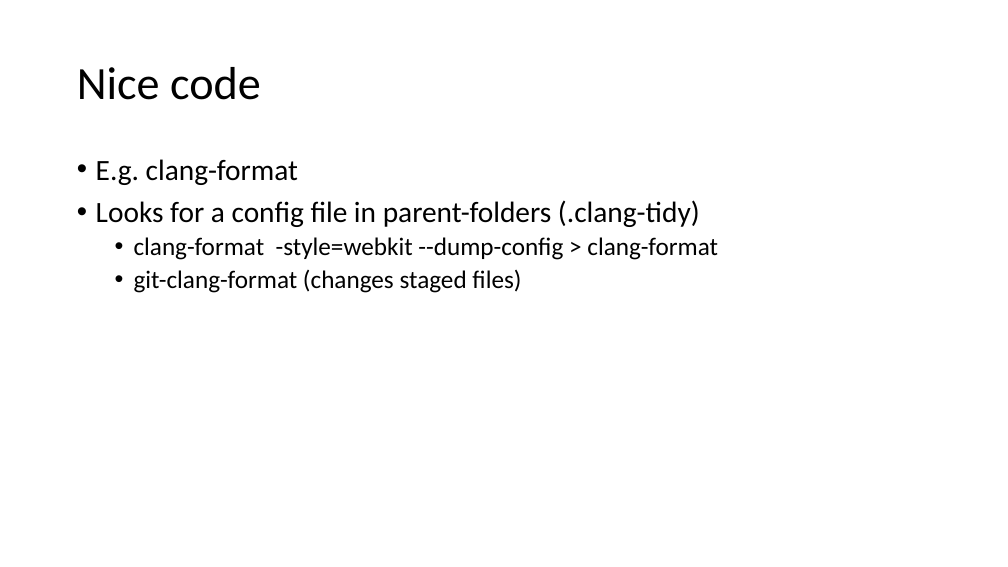
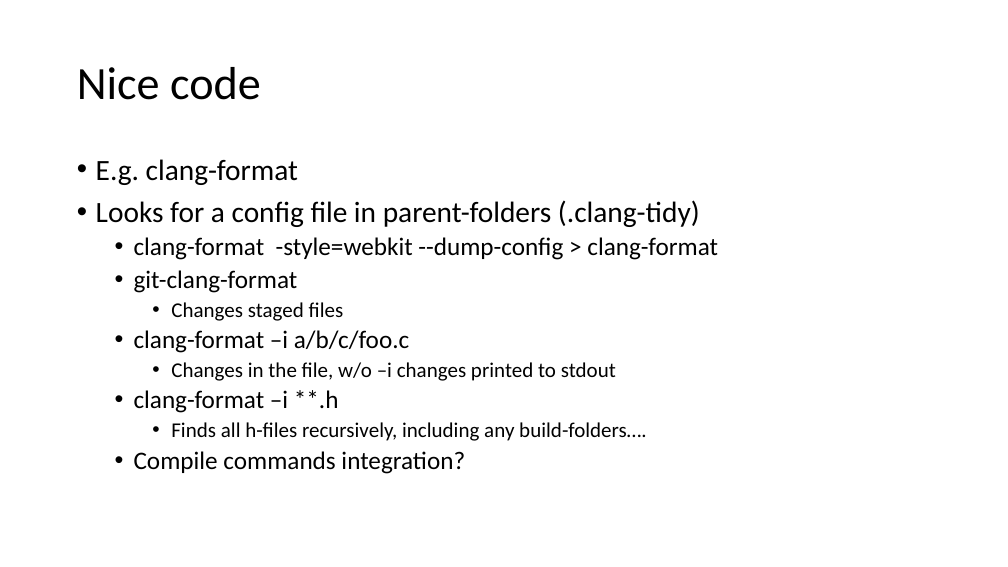
Before and after one commit to joelbygger/c_talk, a slide deck: slide 28 of presentation.pptx. Drawn at 1008x567 pixels with LibreOffice and Linux fonts; fonts in the diff are those of the drawing. Boxes give left, top, right and bottom in pixels: in the first picture for what was removed or moved away, otherwise in the second. Text is boxed around its words. In the diff, an @@ line names an element or a change of style, - is before the commit and + after.

Commit message:
Updates.

```diff
--- a/presentation.pptx
+++ b/presentation.pptx
@@ text at box(134, 270, 646, 474): text changed; size 24 to 20 pt @@
-  • git-clang-format (changes staged files)
+  • git-clang-format
+    • Changes staged files
+  • clang-format –i a/b/c/foo.c
+    • Changes in the file, w/o –i changes printed to stdout
+  • clang-format –i **.h
+    • Finds all h-files recursively, including any build-folders….
+  • Compile commands integration?
```
